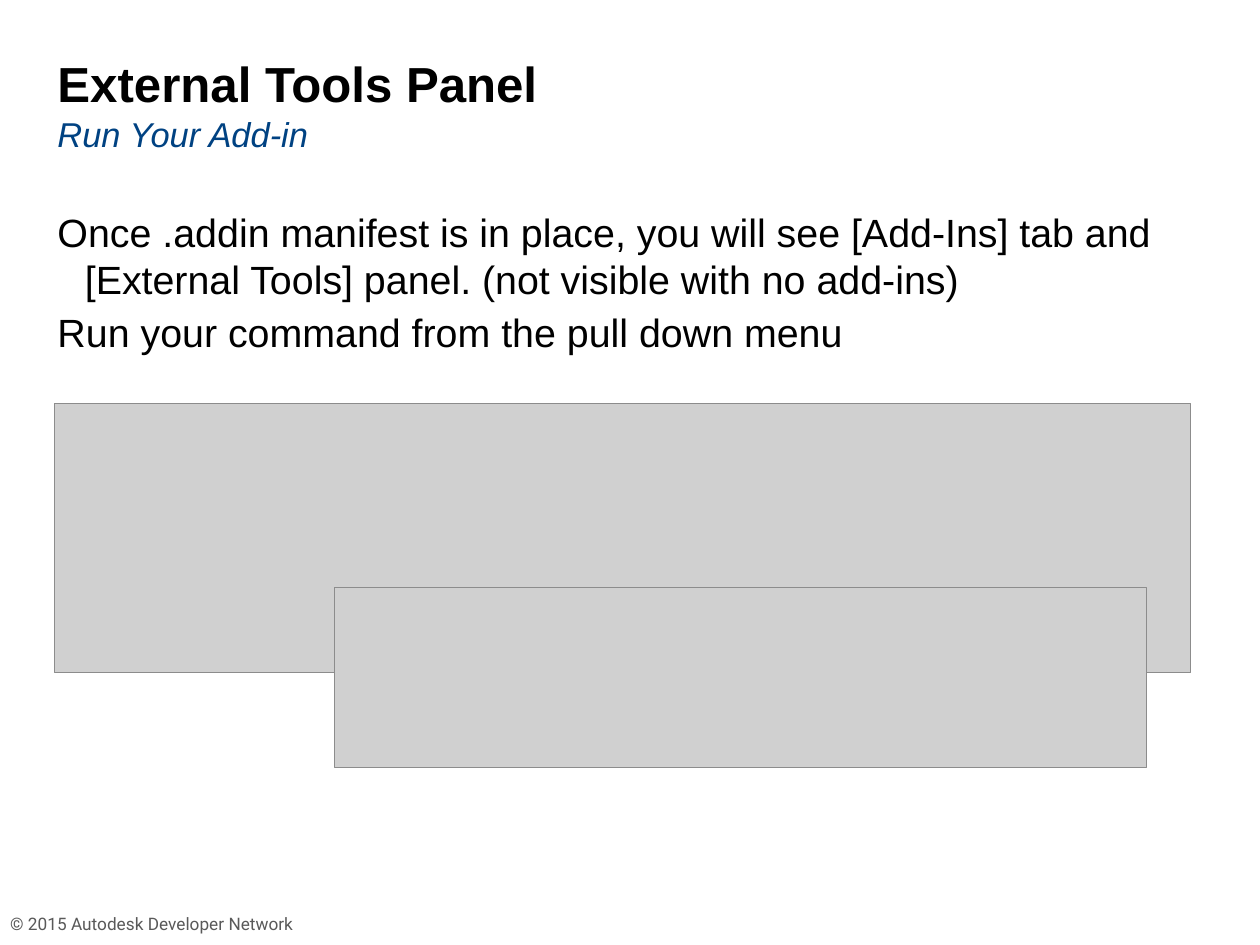
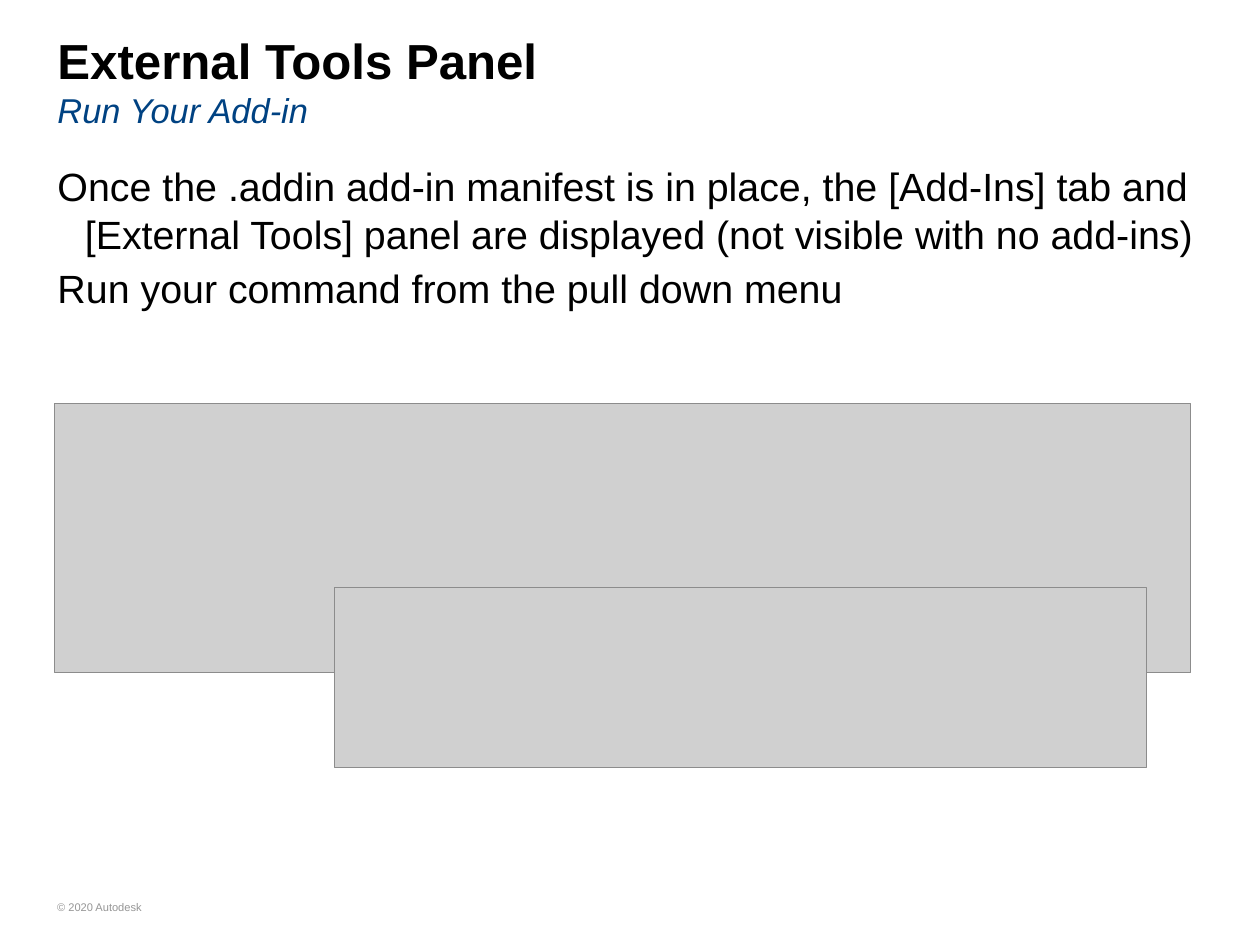
Before and after one commit to ADN-DevTech/RevitTrainingMaterial, a slide deck: slide 24 of Presentation/1_Revit_API_Intro.pptx (slide 21 before the commit). Drawn at 1260x945 pixels with LibreOffice and Linux fonts; fonts in the diff are those of the drawing; grey boxes stand for pictures; background and template pictures are left out. Boxes give left, top, right and bottom in pixels: in the first picture for what was removed or moved away, otherwise in the second. Text is boxed around its words. In the diff, an @@ line names an element or a change of style, - is before the commit and + after.

```diff
--- a/Presentation/1_Revit_API_Intro.pptx
+++ b/Presentation/1_Revit_API_Intro.pptx
@@ title "External Tools Panel Run Your ..." moved from (x1=57, y1=66, x2=537, y2=148) to (x1=57, y1=43, x2=537, y2=124) @@
@@ text at (x1=57, y1=172, x2=1193, y2=257): text changed @@
-Once .addin manifest is in place, you will see [Add-Ins] tab and [External Tools] panel. (not visible with no add-ins)
+Once the .addin add-in manifest is in place, the [Add-Ins] tab and [External Tools] panel are displayed (not visible with no add-ins)
@@ text "Once the .addin add-in manifest ..." moved from (x1=57, y1=218, x2=1151, y2=355) to (x1=57, y1=172, x2=1193, y2=311) @@
@@ text at (x1=57, y1=274, x2=842, y2=311): more space between paragraphs @@
@@ text "© 2020 Autodesk" at (x1=68, y1=903, x2=141, y2=911): vertical alignment top to middle @@
@@ text "Introduction to Revit Programming" rewrapped from (x1=498, y1=90, x2=601, y2=103) to (x1=490, y1=893, x2=809, y2=926) @@
@@ text at (x1=68, y1=903, x2=141, y2=911): text changed; size 14 to 9 pt; font Roboto to Arial; text colour #595959 to #969696 @@
-© 2015 Autodesk Developer Network
+© 2020 Autodesk
```
Also in this commit, not shown: 74 other slides changed, 3 slides added, 1 slide removed, 7 other files.
